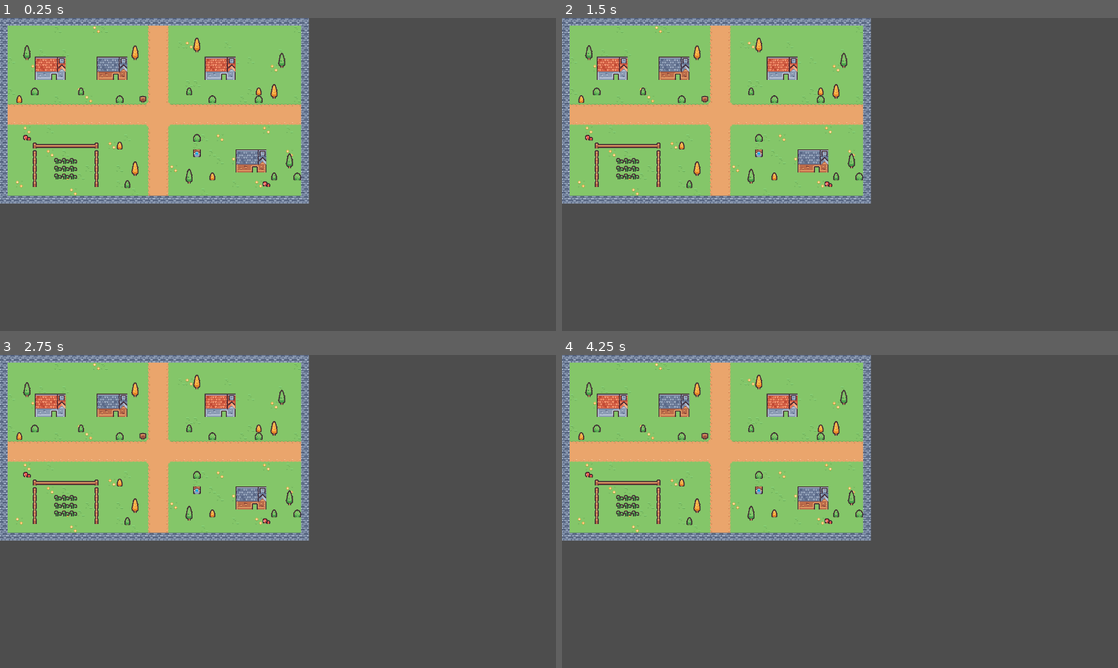
Above: before the commit, frames 1-4 (two rows, left to right).
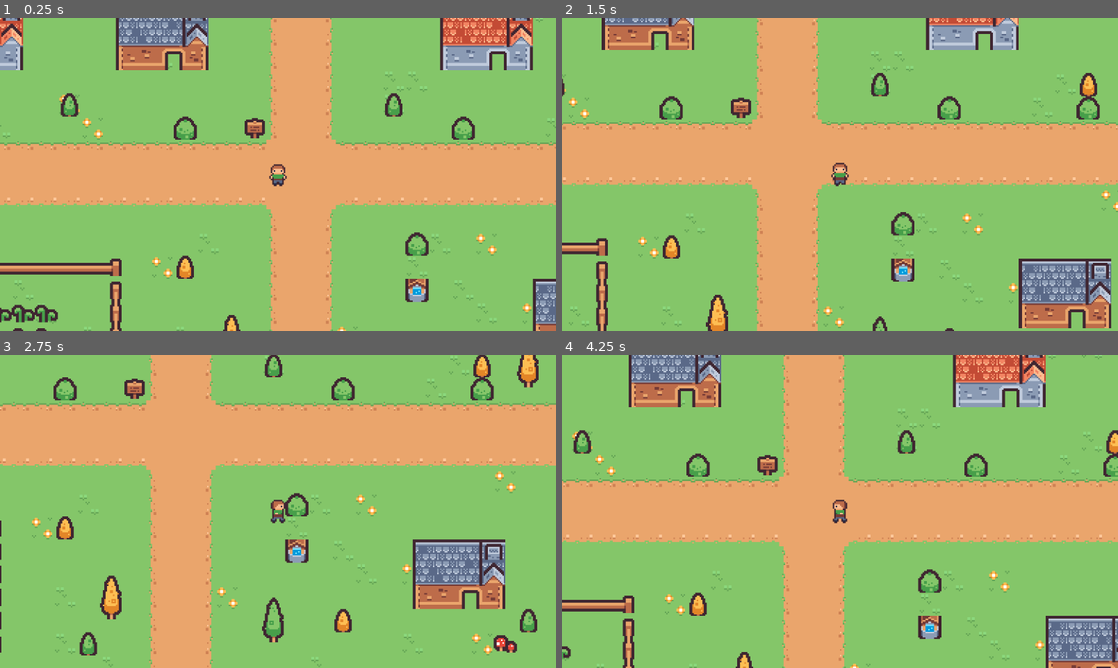
Above: after the commit, the same moments.

Repository: edubianchi9/jd2-EDUARDOBIANCHI
Game: Godot game, scene res://scenes/vila.tscn
Same seed, same stepped clock (60 frames per second), same inputs: the game is played once before the commit and once after it. Before the commit the project has no main scene; this scene is started directly in both runs.
Inputs:
- Up to frame 1 (0.25 s): no input
- Up to frame 2 (1.5 s): tap Enter at 0.5 s; hold Right (right) 0.53-1.28 s; hold Down (down) from 1.28 s (still down)
- Up to frame 3 (2.75 s): release Down (down) at 2.03 s; hold Right (right) from 2.03 s (still down)
- Up to frame 4 (4.25 s): release Right (right) at 2.78 s; hold Up (up) 2.78-3.53 s; hold Left (left) from 3.53 s (still down)

The runs differ from the first frame. In frame 1, 89% of the frame differs, in the area x 0-100%, y 0-100%; in frame 2, 90%; in frame 3, 83%; in frame 4, 90%.

Commit message:
vila com colisão e personagem em quatro direções

Diff:
--- /dev/null
+++ b/entities/jogador.tscn
@@ -0,0 +1,178 @@
+[gd_scene format=3]
+
+[ext_resource type="Script" path="res://scripts/jogador.gd" id="1_m0gj8"]
+[ext_resource type="Texture2D" path="res://sprites/personagem.png" id="2_mi7s2"]
+
+[sub_resource type="AtlasTexture" id="AtlasTexture_as3f3"]
+atlas = ExtResource("2_mi7s2")
+region = Rect2(0, 0, 16, 16)
+filter_clip = true
+
+[sub_resource type="AtlasTexture" id="AtlasTexture_krsmw"]
+atlas = ExtResource("2_mi7s2")
+region = Rect2(16, 0, 16, 16)
+filter_clip = true
+
+[sub_resource type="AtlasTexture" id="AtlasTexture_vv3b2"]
+atlas = ExtResource("2_mi7s2")
+region = Rect2(32, 0, 16, 16)
+filter_clip = true
+
+[sub_resource type="AtlasTexture" id="AtlasTexture_nvuv8"]
+atlas = ExtResource("2_mi7s2")
+region = Rect2(48, 0, 16, 16)
+filter_clip = true
+
+[sub_resource type="AtlasTexture" id="AtlasTexture_ntdb4"]
+atlas = ExtResource("2_mi7s2")
+region = Rect2(0, 48, 16, 16)
+filter_clip = true
+
+[sub_resource type="AtlasTexture" id="AtlasTexture_1y6is"]
+atlas = ExtResource("2_mi7s2")
+region = Rect2(16, 48, 16, 16)
+filter_clip = true
+
+[sub_resource type="AtlasTexture" id="AtlasTexture_wrf7a"]
+atlas = ExtResource("2_mi7s2")
+region = Rect2(32, 48, 16, 16)
+filter_clip = true
+
+[sub_resource type="AtlasTexture" id="AtlasTexture_8ej8p"]
+atlas = ExtResource("2_mi7s2")
+region = Rect2(48, 48, 16, 16)
+filter_clip = true
+
+[sub_resource type="AtlasTexture" id="AtlasTexture_8c0iw"]
+atlas = ExtResource("2_mi7s2")
+region = Rect2(0, 32, 16, 16)
+filter_clip = true
+
+[sub_resource type="AtlasTexture" id="AtlasTexture_byptf"]
+atlas = ExtResource("2_mi7s2")
+region = Rect2(16, 32, 16, 16)
+filter_clip = true
+
+[sub_resource type="AtlasTexture" id="AtlasTexture_xet37"]
+atlas = ExtResource("2_mi7s2")
+region = Rect2(32, 32, 16, 16)
+filter_clip = true
+
+[sub_resource type="AtlasTexture" id="AtlasTexture_gye3k"]
+atlas = ExtResource("2_mi7s2")
+region = Rect2(48, 32, 16, 16)
+filter_clip = true
+
+[sub_resource type="AtlasTexture" id="AtlasTexture_q6w5h"]
+atlas = ExtResource("2_mi7s2")
+region = Rect2(0, 16, 16, 16)
+filter_clip = true
+
+[sub_resource type="AtlasTexture" id="AtlasTexture_bj3w7"]
+atlas = ExtResource("2_mi7s2")
+region = Rect2(16, 16, 16, 16)
+filter_clip = true
+
+[sub_resource type="AtlasTexture" id="AtlasTexture_onb46"]
+atlas = ExtResource("2_mi7s2")
+region = Rect2(32, 16, 16, 16)
+filter_clip = true
+
+[sub_resource type="AtlasTexture" id="AtlasTexture_nehf0"]
+atlas = ExtResource("2_mi7s2")
+region = Rect2(48, 16, 16, 16)
+filter_clip = true
+
+[sub_resource type="SpriteFrames" id="SpriteFrames_dk2l0"]
+animations = [{
+"frames": [{
+"duration": 1.0,
+"texture": SubResource("AtlasTexture_as3f3")
+}, {
+"duration": 1.0,
+"texture": SubResource("AtlasTexture_krsmw")
+}, {
+"duration": 1.0,
+"texture": SubResource("AtlasTexture_vv3b2")
+}, {
+"duration": 1.0,
+"texture": SubResource("AtlasTexture_nvuv8")
+}],
+"loop": 1,
+"name": &"baixo",
+"speed": 8.0
+}, {
+"frames": [{
+"duration": 1.0,
+"texture": SubResource("AtlasTexture_ntdb4")
+}, {
+"duration": 1.0,
+"texture": SubResource("AtlasTexture_1y6is")
+}, {
+"duration": 1.0,
+"texture": SubResource("AtlasTexture_wrf7a")
+}, {
+"duration": 1.0,
+"texture": SubResource("AtlasTexture_8ej8p")
+}],
+"loop": 1,
+"name": &"cima",
+"speed": 8.0
+}, {
+"frames": [{
+"duration": 1.0,
+"texture": SubResource("AtlasTexture_8c0iw")
+}, {
+"duration": 1.0,
+"texture": SubResource("AtlasTexture_byptf")
+}, {
+"duration": 1.0,
+"texture": SubResource("AtlasTexture_xet37")
+}, {
+"duration": 1.0,
+"texture": SubResource("AtlasTexture_gye3k")
+}],
+"loop": 1,
+"name": &"direita",
+"speed": 8.0
+}, {
+"frames": [{
+"duration": 1.0,
+"texture": SubResource("AtlasTexture_q6w5h")
+}, {
+"duration": 1.0,
+"texture": SubResource("AtlasTexture_bj3w7")
+}, {
+"duration": 1.0,
+"texture": SubResource("AtlasTexture_onb46")
+}, {
+"duration": 1.0,
+"texture": SubResource("AtlasTexture_nehf0")
+}],
+"loop": 1,
+"name": &"esquerda",
+"speed": 8.0
+}]
+
+[sub_resource type="RectangleShape2D" id="RectangleShape2D_raifr"]
+size = Vector2(10, 6)
+
+[node name="Jogador" type="CharacterBody2D" unique_id=148644585]
+motion_mode = 1
+script = ExtResource("1_m0gj8")
+
+[node name="AnimatedSprite2D" type="AnimatedSprite2D" parent="." unique_id=352108875]
+z_index = 1
+sprite_frames = SubResource("SpriteFrames_dk2l0")
+animation = &"baixo"
+
+[node name="CollisionShape2D" type="CollisionShape2D" parent="." unique_id=1727857416]
+position = Vector2(0, 5)
+shape = SubResource("RectangleShape2D_raifr")
+
+[node name="Camera2D" type="Camera2D" parent="." unique_id=1658126488]
+zoom = Vector2(3, 3)
+limit_left = 0
+limit_top = 0
+limit_right = 640
+limit_bottom = 384
--- a/project.godot
+++ b/project.godot
@@ -11,6 +11,7 @@
 [application]
 
 config/name="aula_08"
+run/main_scene="res://scenes/vila.tscn"
 config/features=PackedStringArray("4.7", "GL Compatibility")
 config/icon="res://icon.svg"
 
--- a/scenes/vila.tscn
+++ b/scenes/vila.tscn
@@ -1,6 +1,7 @@
 [gd_scene format=4]
 
 [ext_resource type="TileSet" path="res://tiles/vila.tres" id="1_s03bs"]
+[ext_resource type="PackedScene" path="res://entities/jogador.tscn" id="2_22uim"]
 
 [node name="Vila" type="Node2D" unique_id=1805848084]
 
@@ -11,3 +12,6 @@
 [node name="objetos" type="TileMapLayer" parent="." unique_id=2058427785]
 tile_map_data = PackedByteArray("AAAAAAAAAAAGAAoAAAAAABcAAAAGAAoAAAABAAAAAAAGAAoAAAABABcAAAAGAAoAAAACAAAAAAAGAAoAAAACAB …(2832 unchanged characters)…
 tile_set = ExtResource("1_s03bs")
+
+[node name="Jogador" type="CharacterBody2D" parent="." unique_id=148644585 instance=ExtResource("2_22uim")]
+position = Vector2(312, 200)
--- /dev/null
+++ b/scripts/jogador.gd
@@ -0,0 +1,24 @@
+extends CharacterBody2D
+
+@export var velocidade: float = 70.0
+@onready var anim: AnimatedSprite2D = $AnimatedSprite2D
+
+func _physics_process(_delta: float) -> void:
+	var direcao := Input.get_vector("left", "right", "up", "down")
+	velocity = direcao * velocidade
+	move_and_slide()
+
+	if direcao == Vector2.ZERO:
+		anim.stop()
+		return
+
+	if abs(direcao.x) > abs(direcao.y):
+		if direcao.x > 0:
+			anim.play("direita")
+		else:
+			anim.play("esquerda")
+	else:
+		if direcao.y > 0:
+			anim.play("baixo")
+		else:
+			anim.play("cima")
--- a/tiles/vila.tres
+++ b/tiles/vila.tres
@@ -8,6 +8,7 @@
 1:0/0 = 0
 2:0/0 = 0
 5:0/0 = 0
+5:0/0/physics_layer_0/polygon_0/points = PackedVector2Array(-8, -8, 8, -8, 8, 8, -8, 8)
 6:0/0 = 0
 7:0/0 = 0
 8:0/0 = 0
@@ -28,7 +29,9 @@
 1:2/0 = 0
 2:2/0 = 0
 3:2/0 = 0
+3:2/0/physics_layer_0/polygon_0/points = PackedVector2Array(-8, -8, 8, -8, 8, 8, -8, 8)
 4:2/0 = 0
+4:2/0/physics_layer_0/polygon_0/points = PackedVector2Array(-8, -8, 8, -8, 8, 8, -8, 8)
 5:2/0 = 0
 6:2/0 = 0
 7:2/0 = 0
@@ -60,6 +63,7 @@
 9:6/0 = 0
 10:6/0 = 0
 11:6/0 = 0
+11:6/0/physics_layer_0/polygon_0/points = PackedVector2Array(-8, -8, 8, -8, 8, 8, -8, 8)
 0:7/0 = 0
 1:7/0 = 0
 2:7/0 = 0
@@ -81,6 +85,7 @@
 6:8/0 = 0
 7:8/0 = 0
 8:8/0 = 0
+8:8/0/physics_layer_0/polygon_0/points = PackedVector2Array(-8, -8, 8, -8, 8, 8, -8, 8)
 9:8/0 = 0
 10:8/0 = 0
 11:8/0 = 0
@@ -103,6 +108,7 @@
 4:10/0 = 0
 5:10/0 = 0
 6:10/0 = 0
+6:10/0/physics_layer_0/polygon_0/points = PackedVector2Array(-8, -8, 8, -8, 8, 8, -8, 8)
 7:10/0 = 0
 8:10/0 = 0
 9:10/0 = 0
@@ -110,12 +116,17 @@
 11:10/0 = 0
 0:4/size_in_atlas = Vector2i(4, 3)
 0:4/0 = 0
+0:4/0/physics_layer_0/polygon_0/points = PackedVector2Array(-32, -24, 32, -24, 32, 24, -32, 24)
 4:4/size_in_atlas = Vector2i(4, 3)
 4:4/0 = 0
+4:4/0/physics_layer_0/polygon_0/points = PackedVector2Array(-32, -24, 32, -24, 32, 24, -32, 24)
 3:0/size_in_atlas = Vector2i(1, 2)
 3:0/0 = 0
+3:0/0/physics_layer_0/polygon_0/points = PackedVector2Array(-8, -16, 8, -16, 8, 16, -8, 16)
 4:0/size_in_atlas = Vector2i(1, 2)
 4:0/0 = 0
+4:0/0/physics_layer_0/polygon_0/points = PackedVector2Array(-8, -16, 8, -16, 8, 16, -8, 16)
 
 [resource]
+physics_layer_0/collision_layer = 1
 sources/0 = SubResource("TileSetAtlasSource_tv3y4")
Not shown, added: scripts/jogador.gd.uid
Not shown, added: DEVLOG.md
Not shown, changed: README.md
